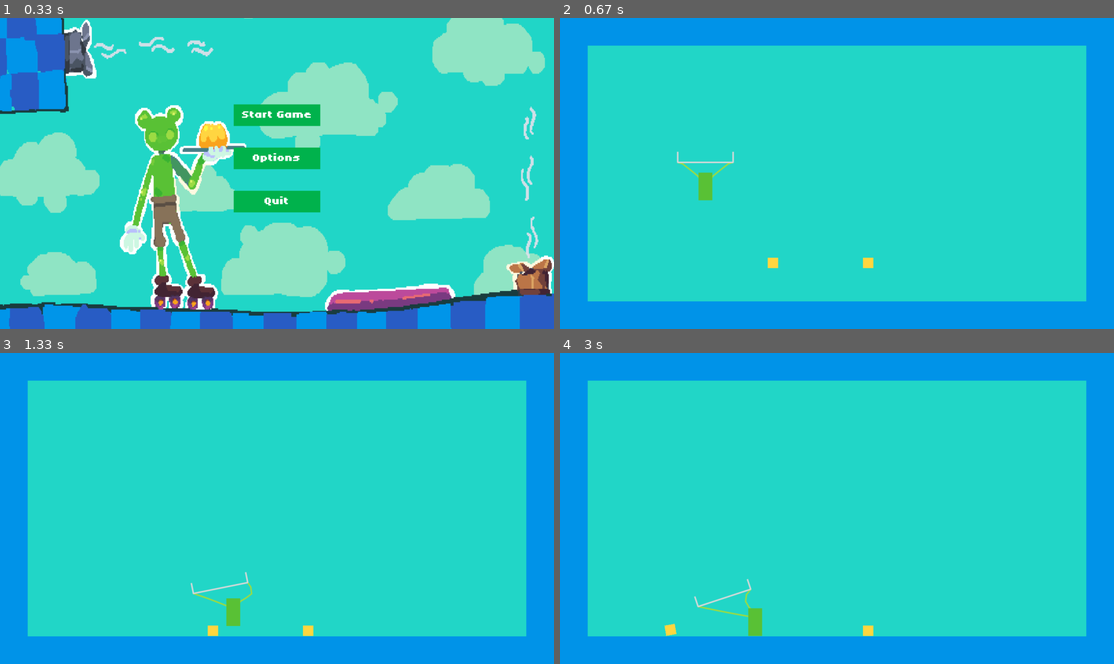
Above: before the commit, frames 1-4 (two rows, left to right).
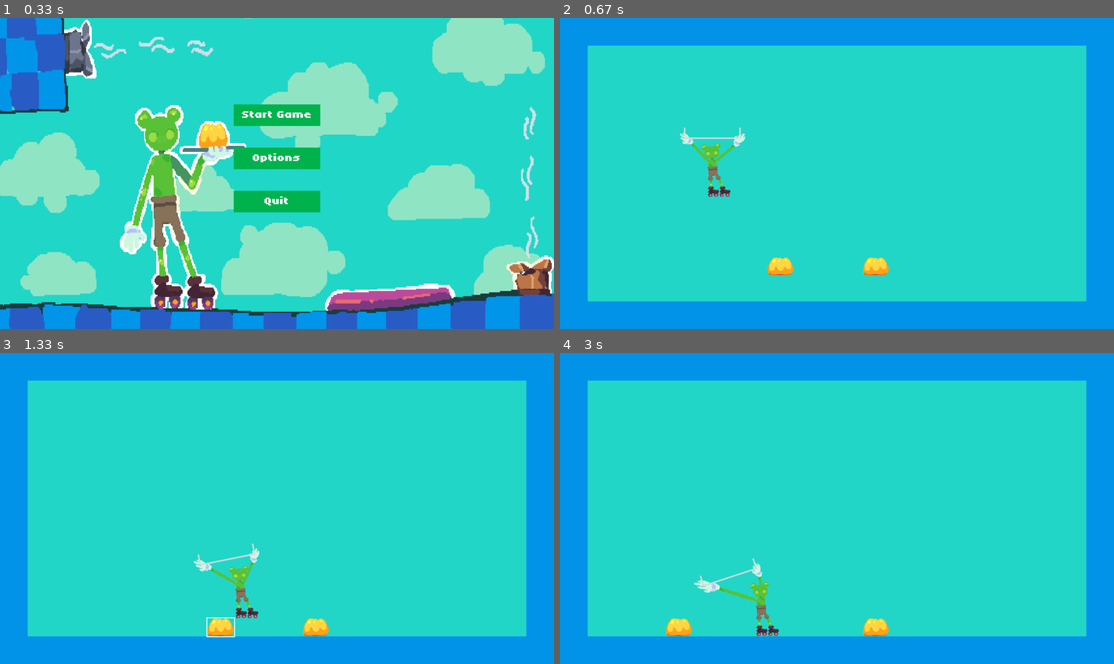
Above: after the commit, the same moments.

Repository: Aurnyxci/LOVE-Jam-2026-B
Game: LÖVE game, started from Love Jam 2026B/main.lua
Two runs of this game, one before a commit and one after it. Both use one fixed random seed, a clock stepped at 60 frames per second and the inputs below.
Inputs (mouse positions are in pixels of both pictures, inside the frame that each line leads up to):
- Up to frame 1 (0.33 s): no input
- Up to frame 2 (0.67 s): click "Start Game" at 0.38 s
- Up to frame 3 (1.33 s): hold D 0.67-1.13 s; move the mouse to (277, 530) at 0.7 s; hold D from 1.17 s (still down)
- Up to frame 4 (3 s): release D at 1.63 s; hold A 1.67-2.2 s; hold A 2.23-2.63 s; hold D from 2.67 s (still down)

Frame 1 is identical in both runs. In frame 2, 1.4% of the frame differs, in the area x 21-60%, y 35-83%; in frame 3, 1.4%; in frame 4, 1.5%, in the area x 18-60%, y 66-92%.

Commit message:
Add files via upload

Diff:
--- a/Love Jam 2026B/game.lua
+++ b/Love Jam 2026B/game.lua
@@ -4,10 +4,16 @@
 -- It is Love Engine's Box2D function of the linear velocity of a rigidbody object
 local player = {
     x = 320,
-    y = 320,
-    w = 32,
-    h = 64,
-    isOnGround = false
+    y = 248,
+    w = 64,
+    h = 128,
+    isOnGround = false,
+    scaleX = 1,
+    scaleY = 1,
+    squash = 1,
+    squashV = 0,
+    lastMoveX = 0,
+    facing = 1
 }
 
 -- Temp Platforms
@@ -42,7 +48,7 @@
 -- Temp Tray
 local tray = {
     halfW = 64,
-    gap = 24,
+    gap = 8,
     offset = 0,
     x = 336,
     y = 288,
@@ -57,14 +63,14 @@
     {
         x = 480,
         y = 524,
-        w = 24,
-        h = 24
+        w = 60,
+        h = 40
     },
     {
         x = 700,
         y = 524,
-        w = 24,
-        h = 24
+        w = 60,
+        h = 40
     }
 }
 
@@ -74,6 +80,11 @@
 local trayBody
 -- check if can pick up
 local nearbyItem
+
+-- The player is assembled from several layered sprites (body, legs, head)
+local playerSprites
+local itemSprite
+local armSprite
 
 local fixtureTags = {}
 
@@ -111,128 +122,41 @@
     return tray.x - dx, tray.y + dy, tray.x + dx, tray.y - dy
 end
 
--- Verlet algorithm -> Rope Simulate as hands
-local ropes = {}
-
--- The rope's offsets of player’s shoulder, left rope put it on player.x + 8, right rope put it on player.x + 24
-local ROPE_SHOULDER_OFFSETS = {8, 24}
-
-local function resetRopes()
-    ropes = {}
+-- These values are shoulder and hand's end position, so the arm can be stretched between the shoulder and the tray end
+local ARM_ANCHOR_X, ARM_ANCHOR_Y = 22, 2
+local ARM_HAND_X, ARM_HAND_Y = 9, 44
+local ARM_LENGTH = math.sqrt(
+    (ARM_HAND_X - ARM_ANCHOR_X) ^ 2 + (ARM_HAND_Y - ARM_ANCHOR_Y) ^ 2
+)
+
+local function drawArm(startX, startY, endX, endY)
+    local dx = endX - startX
+    local dy = endY - startY
+    local stretch = math.sqrt(dx * dx + dy * dy) / ARM_LENGTH
+    local width = 1 + (stretch - 1) * 0.2
+    local handAngle = math.atan2(
+        (ARM_HAND_Y - ARM_ANCHOR_Y) * stretch,
+        (ARM_HAND_X - ARM_ANCHOR_X) * width
+    )
+
+    love.graphics.draw(armSprite, startX, startY, math.atan2(dy, dx) - handAngle, width, stretch, ARM_ANCHOR_X, ARM_ANCHOR_Y)
+end
+
+local function drawArms()
+    love.graphics.setColor(1, 1, 1)
 
     local leftX, leftY, rightX, rightY = trayEnds()
 
-    for i, shoulderOffset in ipairs(ROPE_SHOULDER_OFFSETS) do
-        local isLeftRope = (i == 1)
-
-        -- player's shoulder position
-        local startX = player.x + shoulderOffset
-        local startY = player.y + 20
-
-        -- the end position of rope, now is in the tray's left edge and right edge
-        local endX, endY
-        if isLeftRope then
-            endX, endY = leftX, leftY
-        else
-            endX, endY = rightX, rightY
-        end
-
-        -- the rope is divided into 5 parts which also means it is consist of 6 mass points
-        -- the length of the rope is 10% longer(x1.1) than a straight line
-        -- Under the Verlet algorithm, the "hand" formed by the rope will be more "Jelly"
-        local rope = {points = {}, shoulderOffset = shoulderOffset, isLeftRope = isLeftRope}
-        local straightDistance = math.sqrt((endX - startX) ^ 2 + (endY - startY) ^ 2)
-        rope.segmentLength = straightDistance / 5 * 1.1
-
-        -- set the 6 mass points
-        for j = 0, 5 do
-            local t = j / 5
-            local x = startX + (endX - startX) * t
-            local y = startY + (endY - startY) * t
-            rope.points[j + 1] = {x = x, y = y, px = x, py = y}
-        end
-
-        ropes[i] = rope
-    end
-end
-
-local function updateRopes(dt)
-    for _, rope in ipairs(ropes) do
-        local points = rope.points
-        local pointCount = #points
-
-        -- the first point is on player's shoulder
-        points[1].x = player.x + rope.shoulderOffset
-        points[1].y = player.y + 20
-
-        -- the last point is on the end of tray's edge
-        local leftX, leftY, rightX, rightY = trayEnds()
-        if rope.isLeftRope then
-            points[pointCount].x, points[pointCount].y = leftX, leftY
-        else
-            points[pointCount].x, points[pointCount].y = rightX, rightY
-        end
-
-        -- the middle points use Verlet: "current position - the previous moment position" as velocity
-        for j = 2, pointCount - 1 do
-            local point = points[j]
-
-            local vx = (point.x - point.px) * 0.985
-            local vy = (point.y - point.py) * 0.97
-
-            point.px, point.py = point.x, point.y
-            point.x = point.x + vx
-            point.y = point.y + vy + 900 * dt * dt
-        end
-
-        -- Repeatedly pull two adjacent points back to the set length, so that the rope can't be stretched
-        for k = 1, 5 do
-            for j = 1, pointCount - 1 do
-                local a = points[j]
-                local b = points[j + 1]
-
-                local dx = b.x - a.x
-                local dy = b.y - a.y
-                local distance = math.sqrt(dx * dx + dy * dy)
-
-                if distance > rope.segmentLength then
-                    local diff = (distance - rope.segmentLength) / distance * 0.5
-
-                    -- only move the points at the middle of the rope
-                    if j > 1 then
-                        a.x = a.x + dx * diff
-                        a.y = a.y + dy * diff
-                    end
-                    if j < pointCount - 1 then
-                        b.x = b.x - dx * diff
-                        b.y = b.y - dy * diff
-                    end
-                end
-            end
-        end
-    end
-end
-
-local function drawRopes()
-    love.graphics.setColor(0.61, 0.86, 0.26)
-    love.graphics.setLineWidth(3)
-
-    for _, rope in ipairs(ropes) do
-        -- love.graphics.line need a string of numbers x, y, x, y..., so make an array here first
-        local linePoints = {}
-        for _, point in ipairs(rope.points) do
-            table.insert(linePoints, point.x)
-            table.insert(linePoints, point.y)
-        end
-
-        love.graphics.line(linePoints)
-    end
-
-    love.graphics.setLineWidth(1)
+    -- shoulders follow the body scale
+    local shoulderX = player.x + player.w * 0.5
+    local shoulderY = player.y + player.h - 81 * player.scaleY
+
+    drawArm(shoulderX - 7 * player.scaleX, shoulderY, leftX, leftY)
+    drawArm(shoulderX + 7 * player.scaleX, shoulderY, rightX, rightY)
 end
 
 function Game.enter(self)
-    player.x, player.y = 320, 320
+    player.x, player.y = 320, 248
     player.isOnGround = false
     tray.offset, tray.vy = 0, 0
     tray.x, tray.vx = player.x + player.w * 0.5, 0
@@ -302,16 +226,38 @@
             "dynamic"
         )
         item.body:setLinearDamping(2)
-        item.body:setAngularDamping(8)
+        -- keep the jelly upright, only slides instead of rolling
+        item.body:setFixedRotation(true)
         item.fixture = love.physics.newFixture(
             item.body,
-            love.physics.newRectangleShape(item.w, item.h)
+            -- trapezoid fitted to the jelly sprite -> wide bottom, narrower top
+            love.physics.newPolygonShape(-24, 20, 24, 20, 18, -20, -18, -20)
         )
         item.fixture:setFriction(1.5)
         item.fixture:setRestitution(0.1)
-    end
-
-    resetRopes()
+
+        item.squash = 1
+        item.squashV = 0
+        item.lastVy = 0
+    end
+
+    -- Player Sprites, the layered images share the same 96x128 canvas so drawing them in order
+    -- Don't draw arms here because they are drawn as soft arms following the tray
+    playerSprites = {}
+    for _, partName in ipairs({
+        "1-body",
+        "2-right_leg",
+        "3-left_leg",
+        "6-head"
+    }) do
+        table.insert(playerSprites, love.graphics.newImage("assets/sprites/layered/" .. partName .. ".png"))
+    end
+
+    -- Arm
+    armSprite = love.graphics.newImage("assets/sprites/unique/5-left_arm.png")
+
+    -- Item
+    itemSprite = love.graphics.newImage("assets/sprites/unique/7-jelly.png")
 end
 
 function Game.update(self, dt)
@@ -325,9 +271,25 @@
         moveX = moveX - speed
     end
 
+    -- face the walking direction
+    if moveX ~= 0 then
+        player.facing = moveX > 0 and 1 or -1
+    end
+
     -- keep our horizontal velocity, and use engine's rigidbody physics velocity(for gravity)
     local _, currentVy = playerBody:getLinearVelocity()
     playerBody:setLinearVelocity(moveX, currentVy)
+
+    -- soft body -> starting or stopping gives the body an impulse, then the spring wobbles it back to its normal shape
+    if moveX ~= player.lastMoveX then
+        player.squashV = player.squashV - (moveX - player.lastMoveX) * 0.008
+        player.lastMoveX = moveX
+    end
+
+    player.squashV = player.squashV + ((1 - player.squash) * 300 - player.squashV * 12) * dt
+    player.squash = player.squash + player.squashV * dt
+    player.scaleX = 1 + (1 - player.squash) * 0.7
+    player.scaleY = player.squash
 
     world:update(dt)
 
@@ -339,6 +301,8 @@
     local grounded = isGrounded()
     if grounded and not player.isOnGround and currentVy > 100 then
         tray.vy = tray.vy + currentVy * 2
+        -- squashes the body when landing
+        player.squashV = player.squashV - math.min(currentVy, 480) * 0.01
     end
     player.isOnGround = grounded
 
@@ -363,9 +327,22 @@
     trayBody:setLinearVelocity((tray.x - trayBodyX) / dt, (tray.y - trayBodyY) / dt)
     trayBody:setAngularVelocity((-tray.tilt - trayBody:getAngle()) / dt)
 
+    -- Items soft body -> landings squash the jelly, then the spring wobbles it back
+    for _, item in ipairs(items) do
+        local _, itemVy = item.body:getLinearVelocity()
+        -- squashes the jelly when landing
+        if item.lastVy > 40 and itemVy < item.lastVy then
+            item.squashV = item.squashV - math.min(item.lastVy - itemVy, 480) * 0.01
+        end
+        item.lastVy = itemVy
+
+        item.squashV = item.squashV + ((1 - item.squash) * 300 - item.squashV * 12) * dt
+        item.squash = item.squash + item.squashV * dt
+    end
+
     -- Find the closest item within pickup range
     nearbyItem = nil
-    local closestDistance = 50 * 50
+    local closestDistance = 100 * 100
     for _, item in ipairs(items) do
         local itemX, itemY = item.body:getPosition()
         local dx = itemX - playerCenterX
@@ -376,8 +353,6 @@
             nearbyItem = item
         end
     end
-
-    updateRopes(dt)
 end
 
 function Game.keypressed(self, key)
@@ -388,6 +363,8 @@
             playerBody:setLinearVelocity(currentVx, -320)
             player.isOnGround = false
             tray.vy = tray.vy + 130
+            -- stretches the body when jumping
+            player.squashV = player.squashV + 2.5
         end
     end
     -- pick up item
@@ -398,7 +375,6 @@
         local itemY = trayY - math.cos(tray.tilt) * itemOffset
         nearbyItem.body:setPosition(itemX, itemY)
         nearbyItem.body:setLinearVelocity(0, 0)
-        nearbyItem.body:setAngularVelocity(0)
         nearbyItem.body:setAwake(true)
     end
 end
@@ -413,11 +389,17 @@
         love.graphics.rectangle("fill", platform.x, platform.y, platform.w, platform.h)
     end
 
-    drawRopes()
-
-    -- Draw Player (Temp Test)
-    love.graphics.setColor(0.35, 0.76, 0.21)
-    love.graphics.rectangle("fill", player.x, player.y, player.w, player.h)
+    drawArms()
+
+    -- Draw Player
+    -- The layered canvas is 96x128 and every part shares it, so the whole character is drawn by stacking the images in order
+    -- Keep the skates on the player's feet, and line up the middle of the body (x = 31 in the canvas) with the player's center
+    love.graphics.setColor(1, 1, 1)
+
+    -- draw from the feet, so the character squashes and stretches on the ground
+    for _, sprite in ipairs(playerSprites) do
+        love.graphics.draw(sprite, player.x + player.w * 0.5, player.y + player.h, 0, player.scaleX * player.facing, player.scaleY, 31, 128)
+    end
 
     -- Draw Tray (Temp Test)
     local leftX, leftY, rightX, rightY = trayEnds()
@@ -430,14 +412,14 @@
     love.graphics.line(leftX, leftY, leftX - sideOffsetX, leftY - sideOffsetY)
     love.graphics.line(rightX, rightY, rightX - sideOffsetX, rightY - sideOffsetY)
 
-    -- Draw Items (Temp Test)
+    -- Draw Items
     for _, item in ipairs(items) do
         local itemX, itemY = item.body:getPosition()
         love.graphics.push()
         love.graphics.translate(itemX, itemY)
-        love.graphics.rotate(item.body:getAngle())
-        love.graphics.setColor(1.00, 0.84, 0.25)
-        love.graphics.rectangle("fill", -item.w * 0.5, -item.h * 0.5, item.w, item.h)
+        love.graphics.setColor(1, 1, 1)
+        -- scale around the sprite's bottom, keep the jelly stays on the ground
+        love.graphics.draw(itemSprite, 0, 20, 0, 2 * (1 + (1 - item.squash) * 0.7), 2 * item.squash, itemSprite:getWidth() * 0.5, itemSprite:getHeight())
         if item == nearbyItem then
             love.graphics.setColor(1, 1, 1)
             love.graphics.setLineWidth(2)
